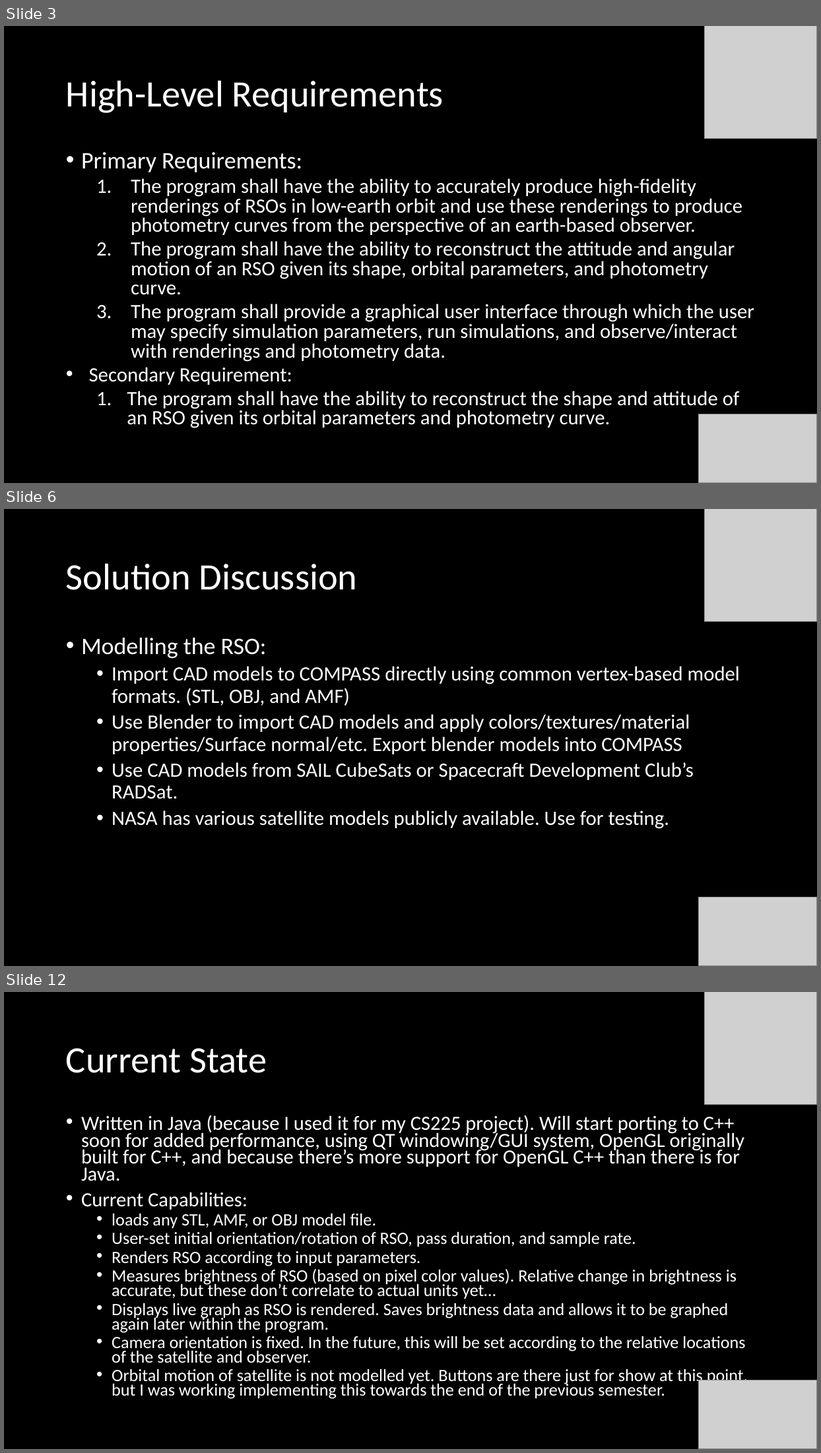
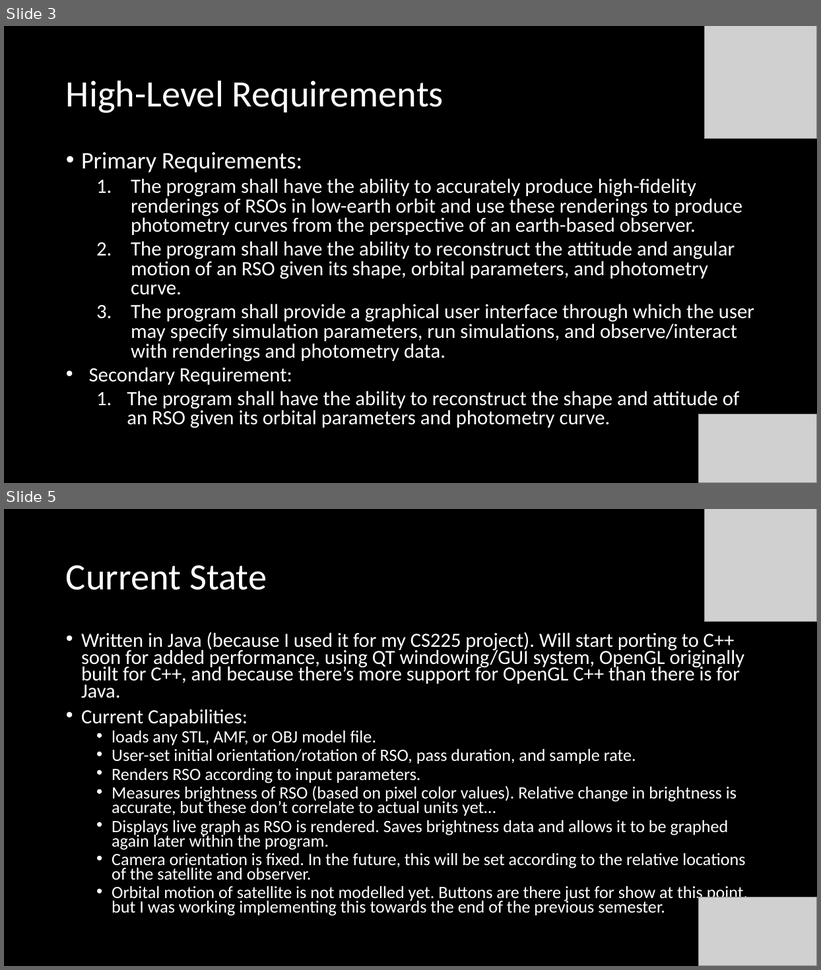
Before and after one commit to henry-valentine/COMPASS, a slide deck: documentation/COMPASS Project Overview.pptx. Shown one above the other, each under a label of ours: slides 3, 6 and 12 before the commit, slides 3 and 5 after it; the slides between them are not shown. The pictures are 821x1453 and 821x970 pixels, drawn with LibreOffice and Linux fonts; fonts in the diff are those of the drawing; grey boxes stand for pictures. Boxes give left, top, right and bottom in pixels: in the first picture for what was removed or moved away, otherwise in the second. Text is boxed around its words. In the diff, an @@ line names an element or a change of style, - is before the commit and + after.

```diff
--- a/documentation/COMPASS Project Overview.pptx
+++ b/documentation/COMPASS Project Overview.pptx
@@ slide 6 removed at <box>4,509,817,966</box>, background #000000 @@
@@ picture removed at <box>704,509,817,622</box> @@
@@ title removed at <box>66,563,358,590</box> @@
-Solution Discussion
@@ text removed at <box>81,638,740,829</box> @@
-• Modelling the RSO:
-  • Import CAD models to COMPASS directly using common vertex-based model formats. (STL, OBJ, and AMF)
-  • Use Blender to import CAD models and apply colors/textures/material properties/Surface normal/etc. Export blender models into COMPASS
-  • Use CAD models from SAIL CubeSats or Spacecraft Development Club’s RADSat.
-  • NASA has various satellite models publicly available. Use for testing.
@@ picture removed at <box>699,898,817,966</box> @@
@@ what was slide 12 is now slide 5 @@
```
Also in this commit, not shown: 2 slides changed, 6 other slides removed, 14 other files.
